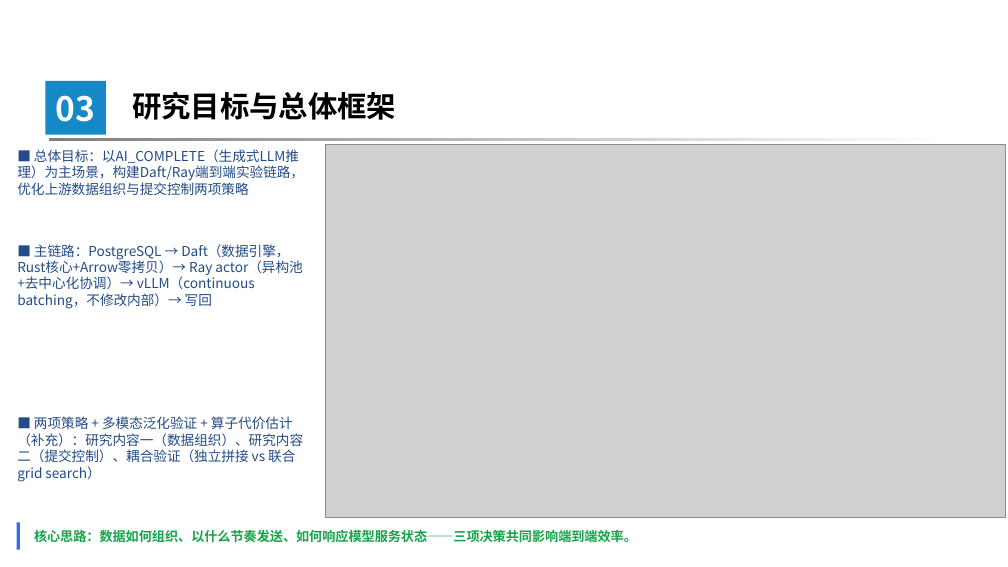
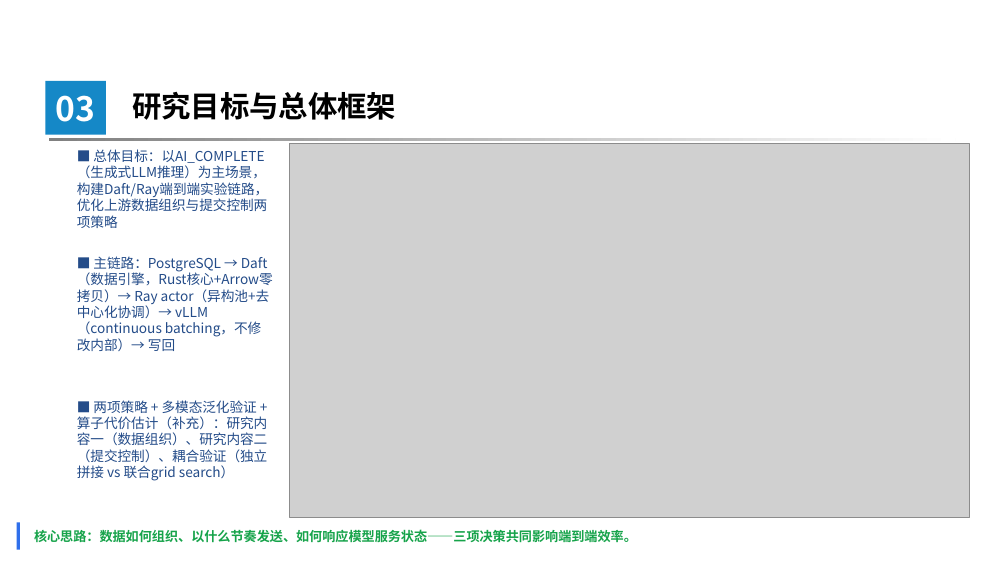
Before and after one commit to 3444374/ai-operator-execution-optimization, a slide deck: slide 14 of opening/slides/opening_defense_20260720_v5.pptx (slide 11 before the commit). Drawn at 1008x567 pixels with LibreOffice and Linux fonts; fonts in the diff are those of the drawing; grey boxes stand for pictures; background and template pictures are left out. Boxes give left, top, right and bottom in pixels: in the first picture for what was removed or moved away, otherwise in the second. Text is boxed around its words. In the diff, an @@ line names an element or a change of style, - is before the commit and + after.

Commit message:
refactor: cross_layer_method_framework 重构——写回降级为 guardrail，新增多模态泛化验证
- 第三张 workload 卡从 AI_FILTER/CLASSIFY 改为多模态图像理解
- 第三张策略卡从端到端验证：耦合与写回改为多模态泛化验证
- 删除独立写回卡片，降为两行 guardrail 注释
- 新增算子代价估计（补充讨论）注释
- 箭头改为线条+三角头
- 指标改为 GPU util + MFU 并存
- PPT 时间线第四阶段改为多模态泛化验证
- 画布 1000→880px

```diff
--- a/opening/slides/opening_defense_20260720_v5.pptx
+++ b/opening/slides/opening_defense_20260720_v5.pptx
@@ text "■ 总体目标：以AI_COMPLETE（生成式LLM推理）为主场景，构建Daft/Ray端到端实验链路，优化上游数据组织 ..." rewrapped from (x1=17, y1=149, x2=304, y2=482) to (x1=77, y1=149, x2=273, y2=481) @@
@@ picture moved from (x1=325, y1=144, x2=1006, y2=518) to (x1=290, y1=144, x2=970, y2=517) @@
```
Also in this commit, not shown: 10 other slides changed, 3 slides added, 29 other files.
